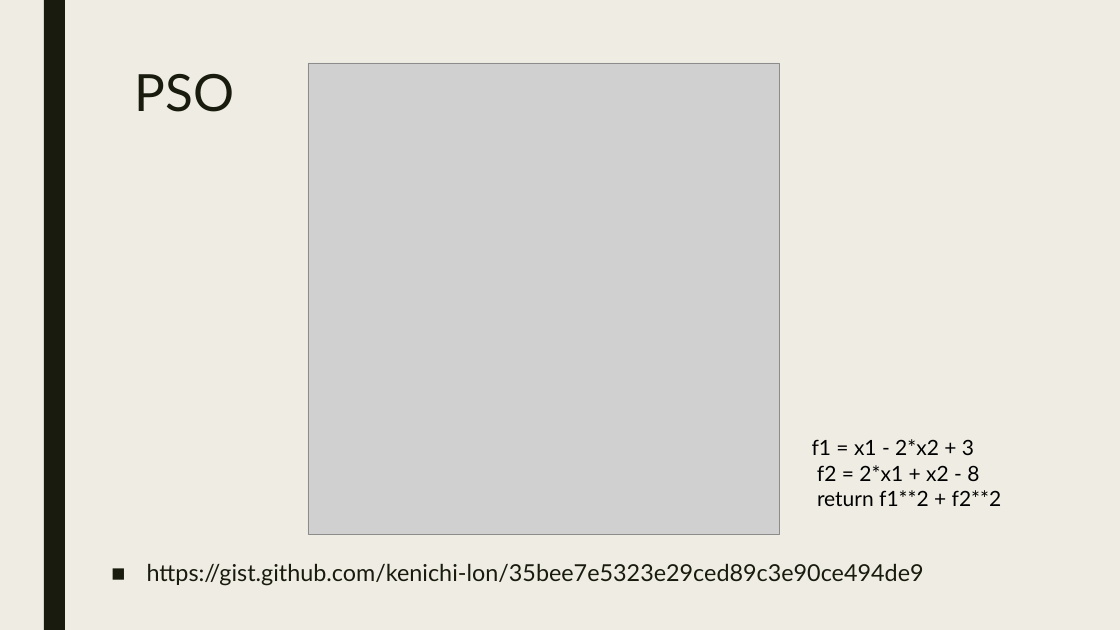
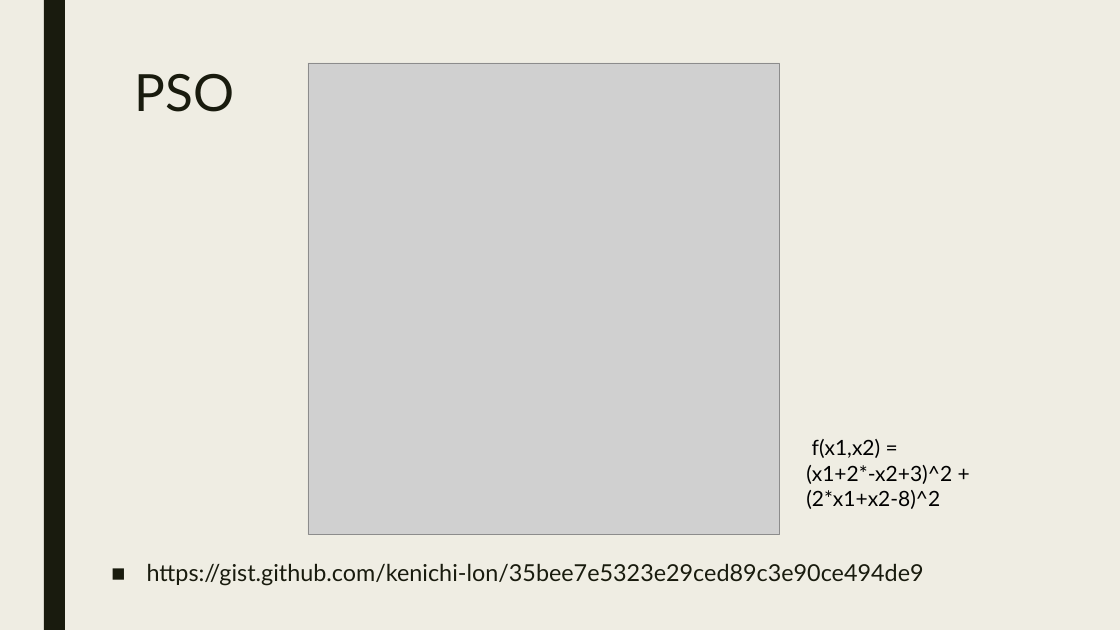
Before and after one commit to maciek567/optimalDrivingBehaviour, a slide deck: slide 10 of 3. Plan działania.pptx. Drawn at 1120x630 pixels with LibreOffice and Linux fonts; fonts in the diff are those of the drawing; grey boxes stand for pictures. Boxes give left, top, right and bottom in pixels: in the first picture for what was removed or moved away, otherwise in the second. Text is boxed around its words. In the diff, an @@ line names an element or a change of style, - is before the commit and + after.

```diff
--- a/3. Plan działania.pptx
+++ b/3. Plan działania.pptx
@@ text at (x1=806, y1=439, x2=952, y2=509): text changed @@
-f1 = x1 - 2*x2 + 3
-f2 = 2*x1 + x2 - 8
-return f1**2 + f2**2
+f(x1,x2) =
+(x1+2*-x2+3)^2 + (2*x1+x2-8)^2
```
Also in this commit, not shown: 3 other slides changed, 18 other files.
